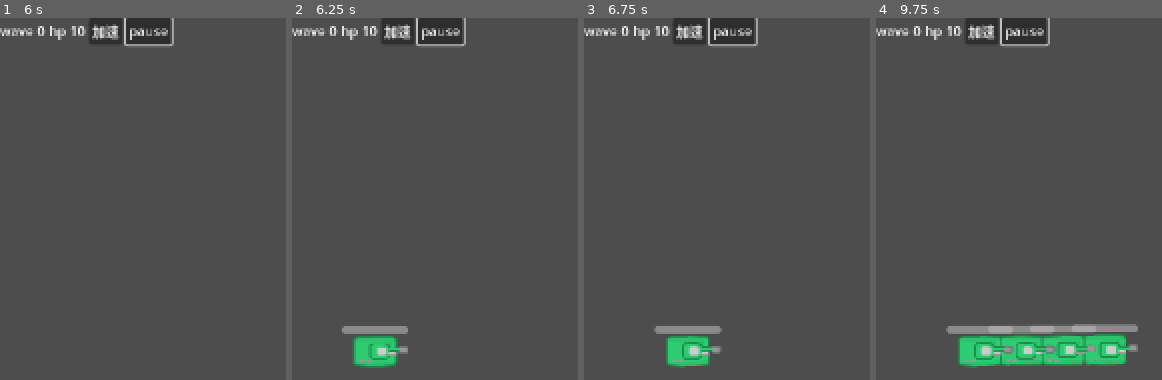
Above: before the commit, frames 1-4 (left to right).
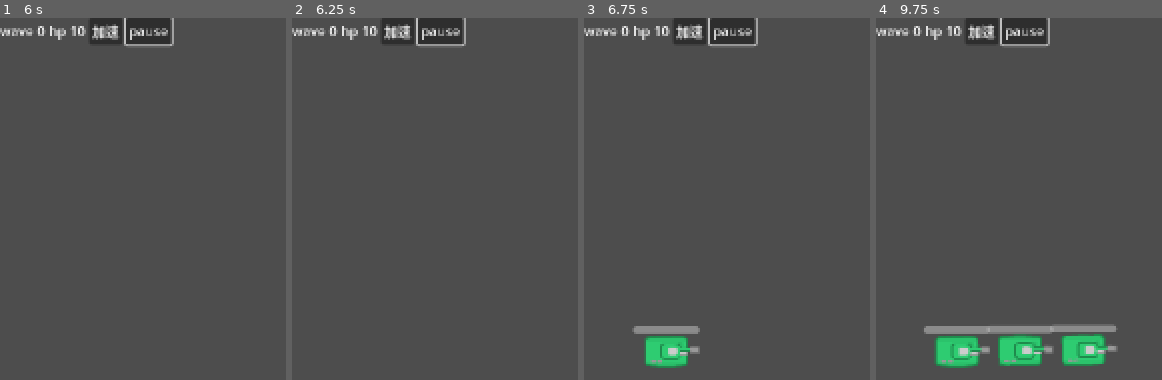
Above: after the commit, the same moments.

Repository: absolve/machine-TD
Game: Godot game, scene res://scene/map.tscn
Same seed, same stepped clock (60 frames per second), same inputs: the game is played once before the commit and once after it. This scene is started directly instead of the project's main scene.
Inputs (mouse positions are in pixels of both pictures, inside the frame that each line leads up to):
- Up to frame 1 (6 s): click "加速" at 0.5 s; click "加速" at 1.25 s; click "加速" at 2 s; click "pause" at 2.75 s; move the mouse to (outside the picture) at 3.52 s; click (outside the picture) at 3.67 s; move the mouse to (outside the picture) at 4.27 s; click (outside the picture) at 4.42 s; move the mouse to (outside the picture) at 5.02 s; click (outside the picture) at 5.17 s; move the mouse to (outside the picture) at 5.77 s; click (outside the picture) at 5.92 s
- Up to frame 2 (6.25 s): no input
- Up to frame 3 (6.75 s): move the mouse to (outside the picture) at 6.52 s; click (outside the picture) at 6.67 s
- Up to frame 4 (9.75 s): move the mouse to (outside the picture) at 7.27 s; click (outside the picture) at 7.42 s; move the mouse to (outside the picture) at 8.02 s; click (outside the picture) at 8.17 s; move the mouse to (outside the picture) at 8.77 s; click (outside the picture) at 8.92 s; move the mouse to (outside the picture) at 9.52 s; click (outside the picture) at 9.67 s

Frame 1 is identical in both runs. In frame 2, 1.9% of the frame differs, in the area x 17-41%, y 85-97%; in frame 3, 2.0%; in frame 4, 4.6%, in the area x 16-92%, y 84-97%.

Commit message:
更新功能

Diff:
--- a/machine-td/autoload/game.gd
+++ b/machine-td/autoload/game.gd
@@ -8,7 +8,11 @@
 	miniTank,
 }
 
+@warning_ignore("unused_signal")
 signal defeatEnemy  #击败敌人
+@warning_ignore("unused_signal")
+signal enemyEscape #敌人逃脱
+
 
 var map=null
 
--- a/machine-td/project.godot
+++ b/machine-td/project.godot
@@ -30,6 +30,10 @@
 window/size/window_height_override=540
 window/stretch/mode="viewport"
 
+[global_group]
+
+enemy="敌人"
+
 [layer_names]
 
 2d_physics/layer_1="tower"
--- a/machine-td/scene/enemy.tscn
+++ b/machine-td/scene/enemy.tscn
@@ -3,7 +3,7 @@
 [ext_resource type="Script" uid="uid://c6naokb8mjbq5" path="res://script/enemy.gd" id="1_h08p8"]
 [ext_resource type="PackedScene" uid="uid://4vv5x7rd5335" path="res://scene/life_bar.tscn" id="2_f87vc"]
 
-[node name="enemy" type="Area2D"]
+[node name="enemy" type="Area2D" groups=["enemy"]]
 collision_layer = 2
 collision_mask = 4
 script = ExtResource("1_h08p8")
--- a/machine-td/scene/level/level_1.tscn
+++ b/machine-td/scene/level/level_1.tscn
@@ -11,6 +11,7 @@
 one_shot = true
 
 [node name="spawnerTimer" parent="." index="5"]
+wait_time = 1.5
 one_shot = true
 
 [connection signal="timeout" from="waveTimer" to="." method="_on_wave_timer_timeout"]
--- a/machine-td/script/enemy.gd
+++ b/machine-td/script/enemy.gd
@@ -3,6 +3,7 @@
 var hp=100 #血量
 var speed  #移动速度
 var reward=0 #奖励
+var lossPoints=1 #损失点数
 var vec=Vector2.ZERO
 var target=[] #目标
 var points=[]
--- a/machine-td/script/level_1.gd
+++ b/machine-td/script/level_1.gd
@@ -27,6 +27,10 @@
 	if currentSpawner.size()>0:
 		waveTimer.start()
 		return
+	if currentSpawner.size()==0&&get_tree().get_nodes_in_group("enemy").size()>0:
+		waveTimer.start()
+		return
+
 	currWave+=1
 	if currWave>wave:
 		print("end")
@@ -34,8 +38,10 @@
 	for i in enemyList:
 		if int(i.time)==currWave:
 			currentSpawner.push_back(i)
-			pass
-	spawnerTimer.start()
+	if currentSpawner.size()>0:
+		spawnerTimer.start()
+	waveTimer.start()
+
 
 func _on_spawner_timer_timeout():
 	print("_on_spawner_timer_timeout")
@@ -49,4 +55,5 @@
 				i.number-=1
 		else:
 			currentSpawner.erase(i)
-	spawnerTimer.start()
+	if currentSpawner.size()>0:
+		spawnerTimer.start()
--- a/machine-td/script/mini_tank.gd
+++ b/machine-td/script/mini_tank.gd
@@ -20,6 +20,9 @@
 		#print("====",pointIndex,points[pointIndex])
 		pointIndex=wrapi(pointIndex+1, 0,points.size())
 		target1 =points[pointIndex]
+		if pointIndex==0:
+			Game.enemyEscape.emit(lossPoints)
+			queue_free()
 	#vec = (target - position).normalized() * speed
 	position+=position.direction_to(target1) * speed * delta
 	base.look_at(target1)
